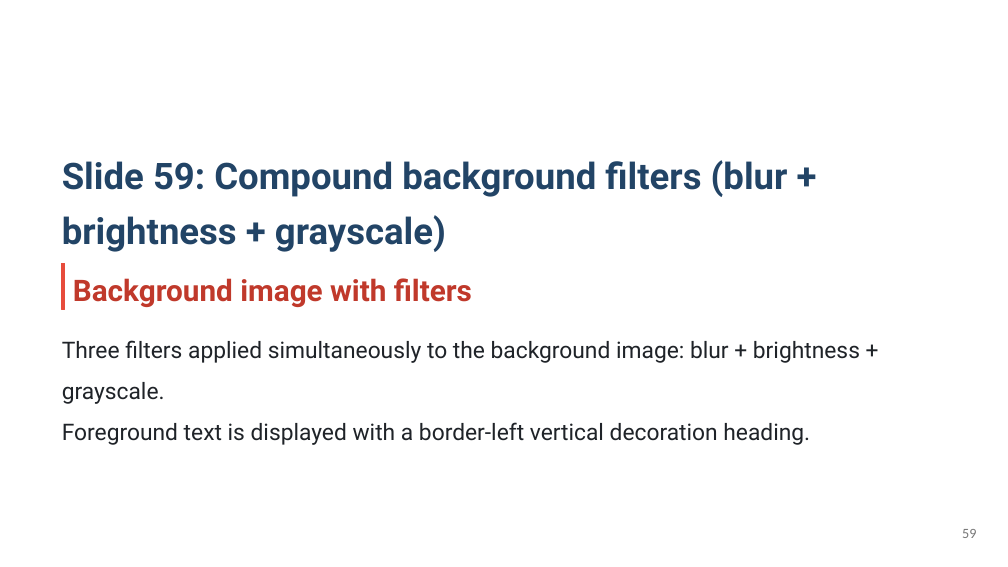
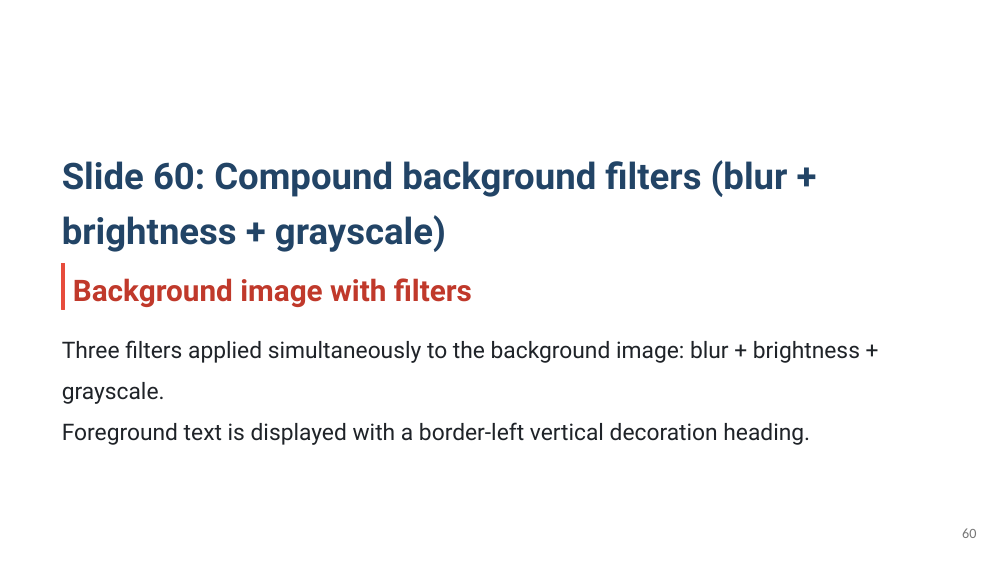
Before and after one commit to KatsuYuzu/marp-to-editable-pptx, a slide deck: slide 60 of output-pptx/test-output.pptx (slide 59 before the commit). Drawn at 1008x567 pixels with LibreOffice and Linux fonts; fonts in the diff are those of the drawing; background and template pictures are left out. Boxes give left, top, right and bottom in pixels: in the first picture for what was removed or moved away, otherwise in the second. Text is boxed around its words. In the diff, an @@ line names an element or a change of style, - is before the commit and + after.

```diff
--- a/output-pptx/test-output.pptx
+++ b/output-pptx/test-output.pptx
@@ text at <box>62,160,788,252</box>: text changed @@
-Slide 59: Compound background filters (blur + brightness + grayscale)
+Slide 60: Compound background filters (blur + brightness + grayscale)
@@ page number at <box>962,528,976,538</box>: text changed @@
-59
+60
```
Also in this commit, not shown: 14 other slides changed, 11 slides added, 1 other file.
